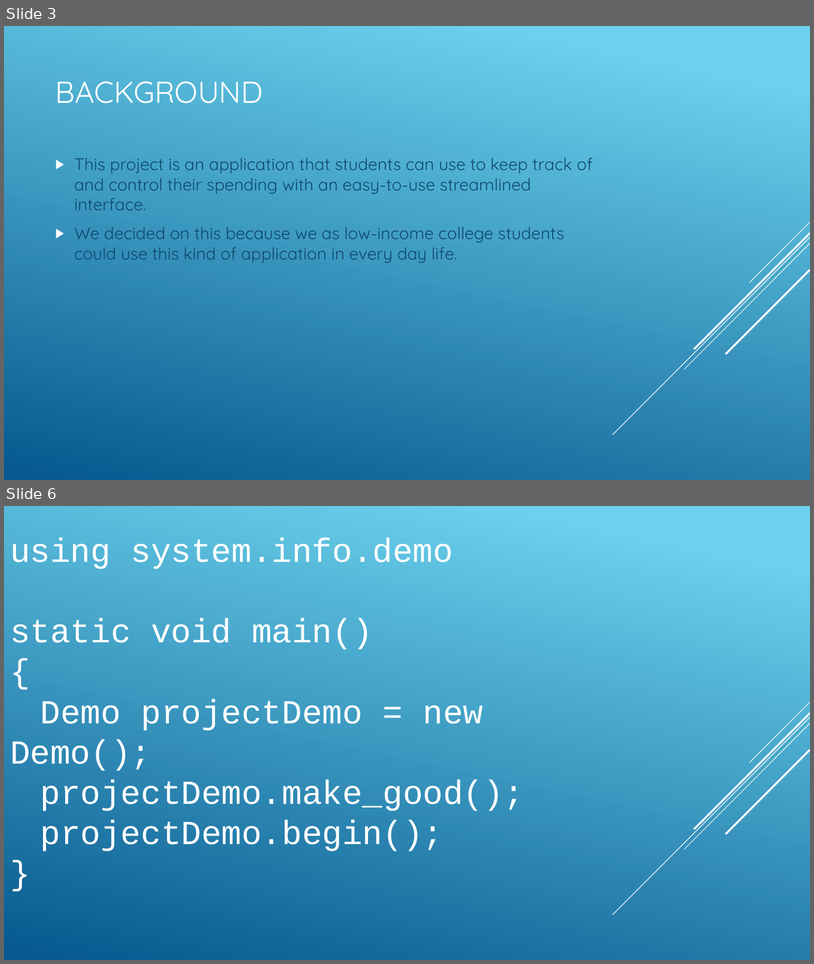
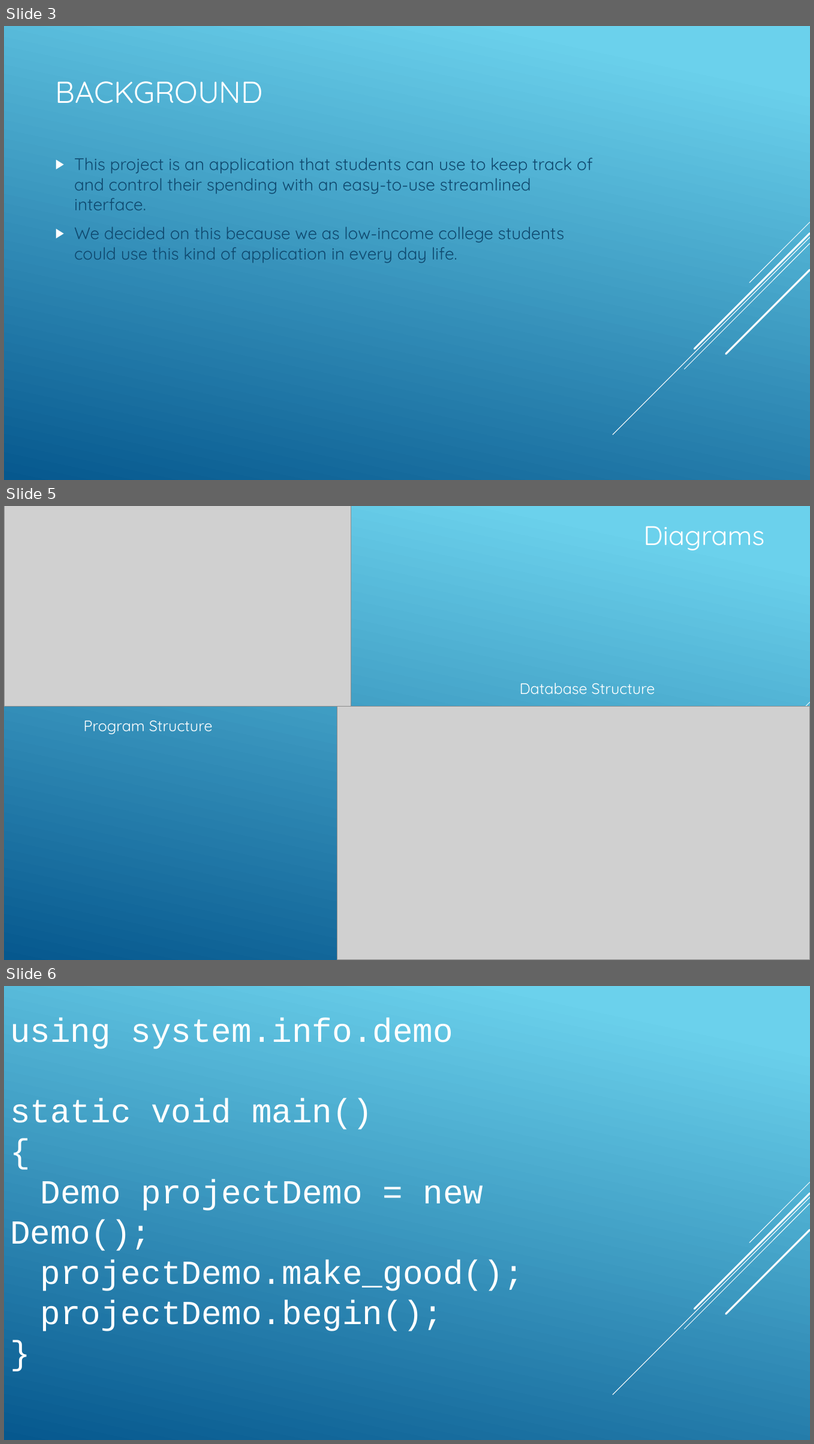
Before and after one commit to lucianfreeze/CSCI352-Project-Freeze-Whitson, a slide deck: 352 project presentation.pptx. Shown one above the other, each under a label of ours: slides 3 and 6 before the commit, slides 3, 5 and 6 after it; the slides between them are not shown. The pictures are 814x964 and 814x1444 pixels, drawn with LibreOffice and Linux fonts; fonts in the diff are those of the drawing; grey boxes stand for pictures. Boxes give left, top, right and bottom in pixels: in the first picture for what was removed or moved away, otherwise in the second. Text is boxed around its words. In the diff, an @@ line names an element or a change of style, - is before the commit and + after.

```diff
--- a/352 project presentation.pptx
+++ b/352 project presentation.pptx
@@ slide 5 added at box(4, 506, 810, 960), background gradient #6ED2EB to #06588E; not listed: 5 template elements that a slide beside it also shows @@
@@ picture added at box(4, 506, 351, 706) @@
@@ text added at box(644, 526, 765, 550), 32 pt, text #FFFFFF @@
+Diagrams
@@ text added at box(520, 682, 656, 694), 18 pt, text #FFFFFF @@
+Database Structure
@@ text added at box(84, 720, 213, 734), 18 pt, text #FFFFFF @@
+Program Structure
@@ picture added at box(338, 706, 810, 960) @@
```
Also in this commit, not shown: 4 slides changed, 1 slide removed.
